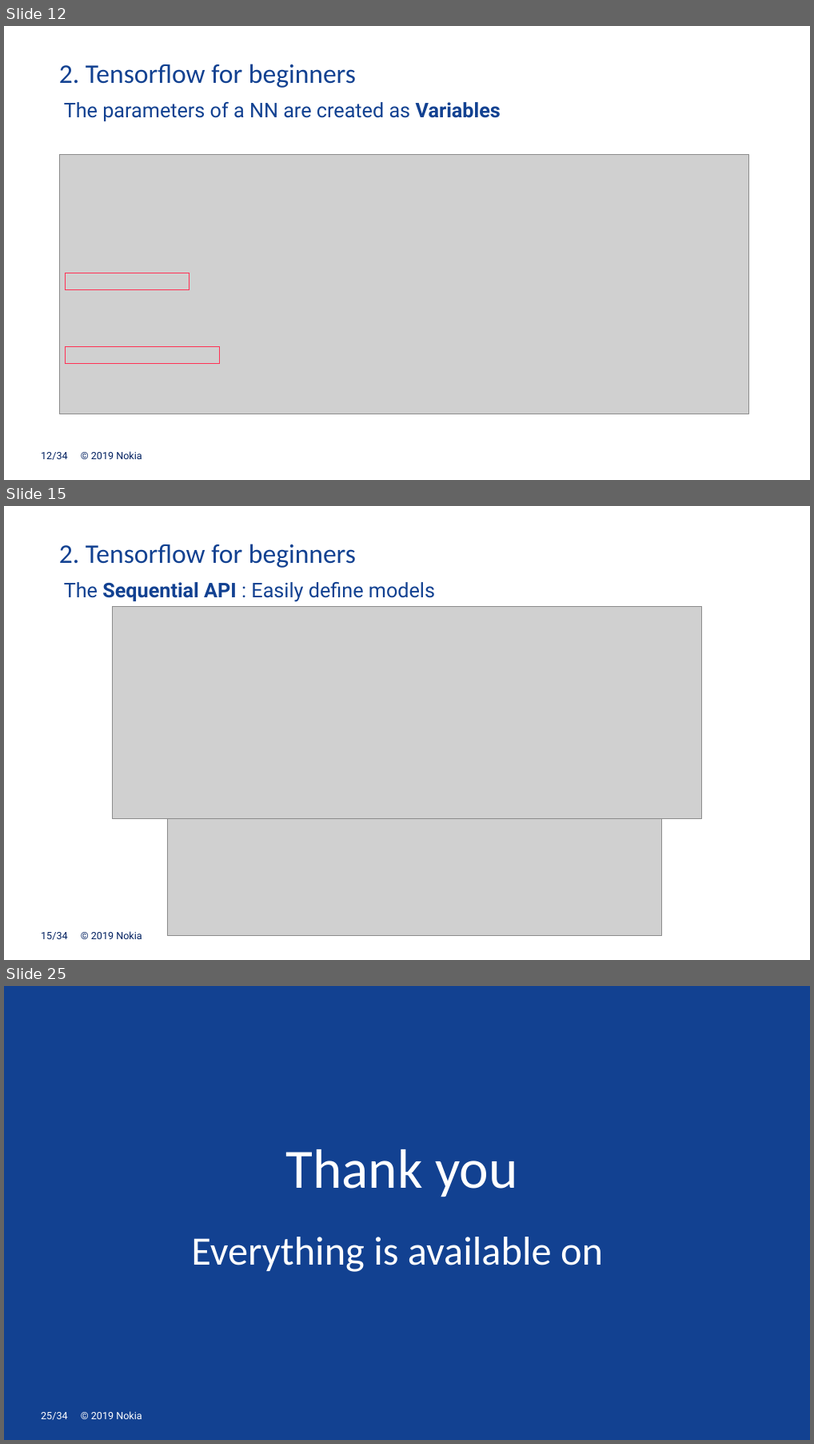
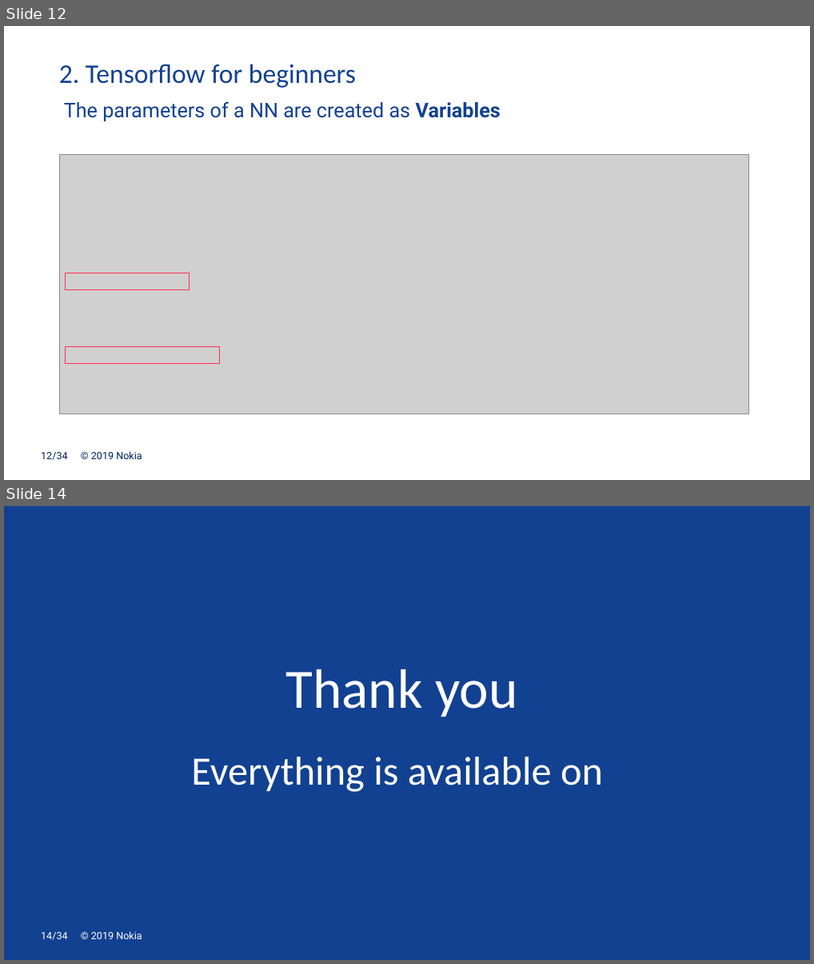
Before and after one commit to mgoutay/ml_course, a slide deck: DL_course_1.pptx. Shown one above the other, each under a label of ours: slides 12, 15 and 25 before the commit, slides 12 and 14 after it; the slides between them are not shown. The pictures are 814x1444 and 814x964 pixels, drawn with LibreOffice and Linux fonts; fonts in the diff are those of the drawing; grey boxes stand for pictures; background and template pictures are left out. Boxes give left, top, right and bottom in pixels: in the first picture for what was removed or moved away, otherwise in the second. Text is boxed around its words. In the diff, an @@ line names an element or a change of style, - is before the commit and + after.

```diff
--- a/DL_course_1.pptx
+++ b/DL_course_1.pptx
@@ slide 15 removed at [4,506,810,960], background #FFFFFF; not listed: 2 template elements that a slide beside it also shows @@
@@ text removed at [59,544,356,568] @@
-2. Tensorflow for beginners
@@ text removed at [64,582,435,602] @@
-The Sequential API : Easily define models
@@ picture removed at [112,607,702,818] @@
@@ picture removed at [167,812,662,935] @@
@@ what was slide 25 is now slide 14 @@
@@ page number at [41,932,67,940]: text changed @@
-25/34
+14/34
```
Also in this commit, not shown: 1 slide changed, 10 other slides removed, 1 other file.
